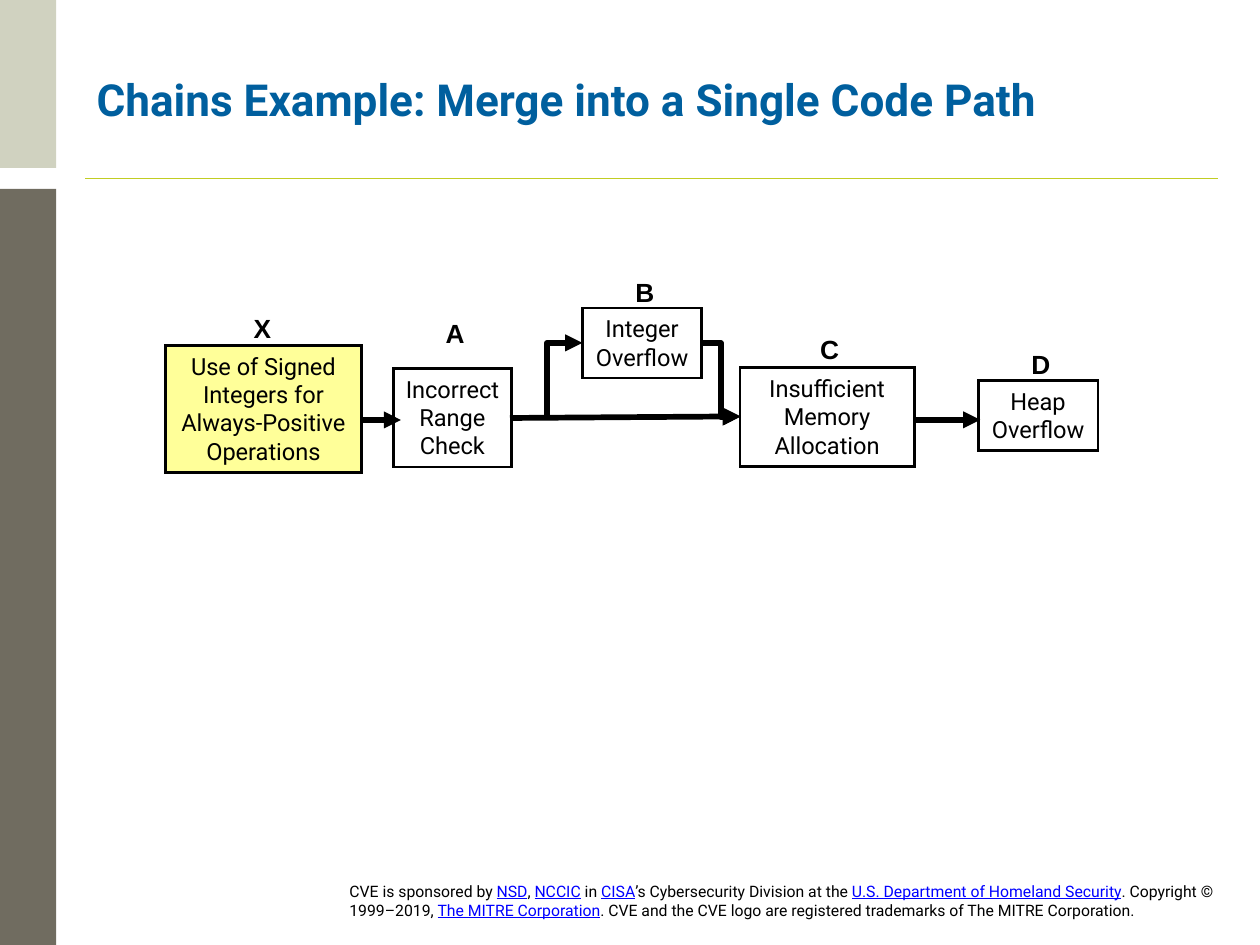
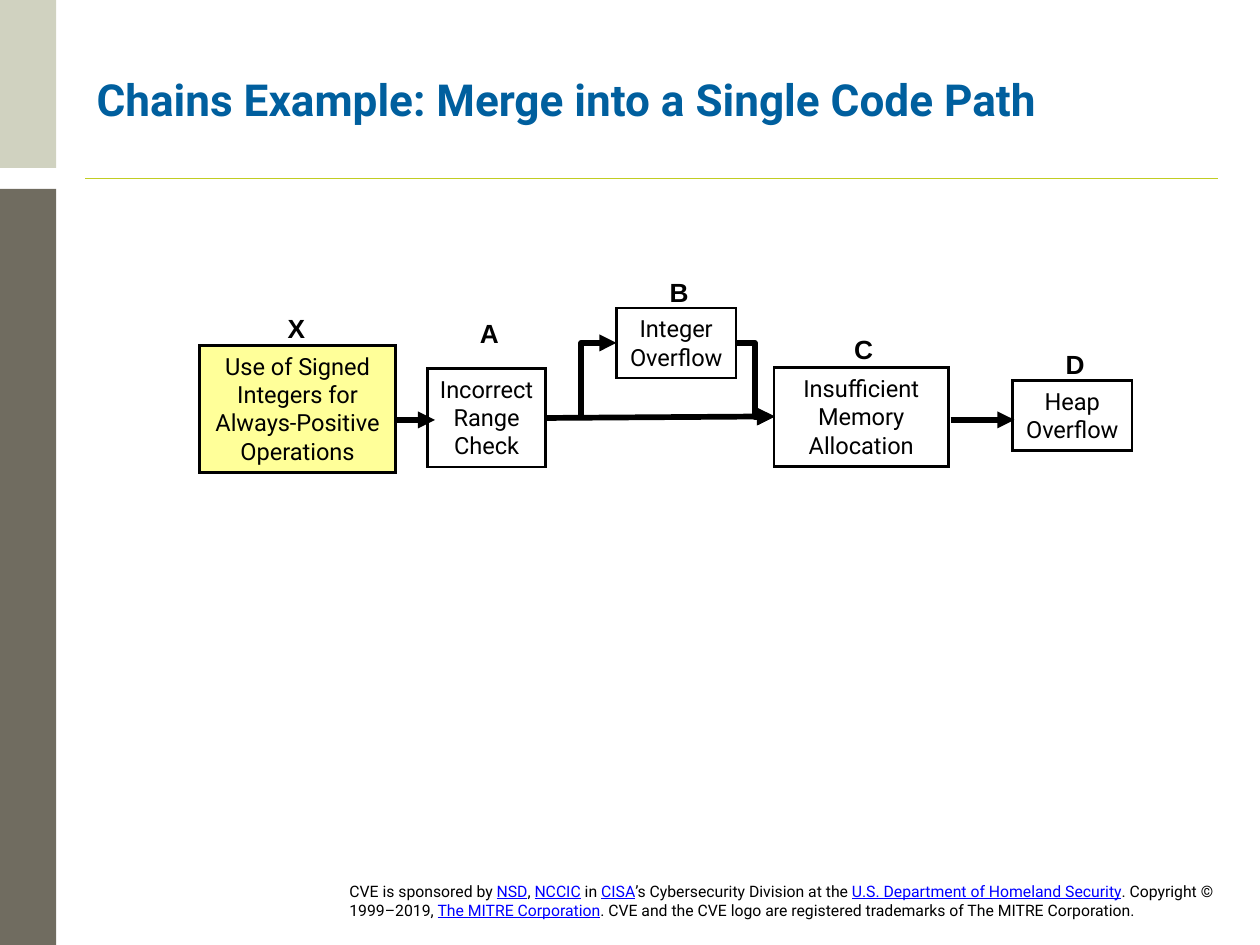
Before and after one commit to CVEProject/cveproject.github.io, a slide deck: slide 48 of docs/cna/CVE_Counting_Rules_Training.pptx. Drawn at 1260x945 pixels with LibreOffice and Linux fonts; fonts in the diff are those of the drawing; background and template pictures are left out. Boxes give left, top, right and bottom in pixels: in the first picture for what was removed or moved away, otherwise in the second. Text is boxed around its words. In the diff, an @@ line names an element or a change of style, - is before the commit and + after.

```diff
--- a/docs/cna/CVE_Counting_Rules_Training.pptx
+++ b/docs/cna/CVE_Counting_Rules_Training.pptx
@@ 5 rectangles, 5 texts, 3 arrows, 2 elbow arrows: place and size @@
-5 rectangles, 5 texts, 3 arrows, 2 elbow arrows at <box>165,284,1097,472</box>
+5 rectangles, 5 texts, 3 arrows, 2 elbow arrows at <box>199,284,1133,472</box>
```
Also in this commit, not shown: 10 other slides changed.
